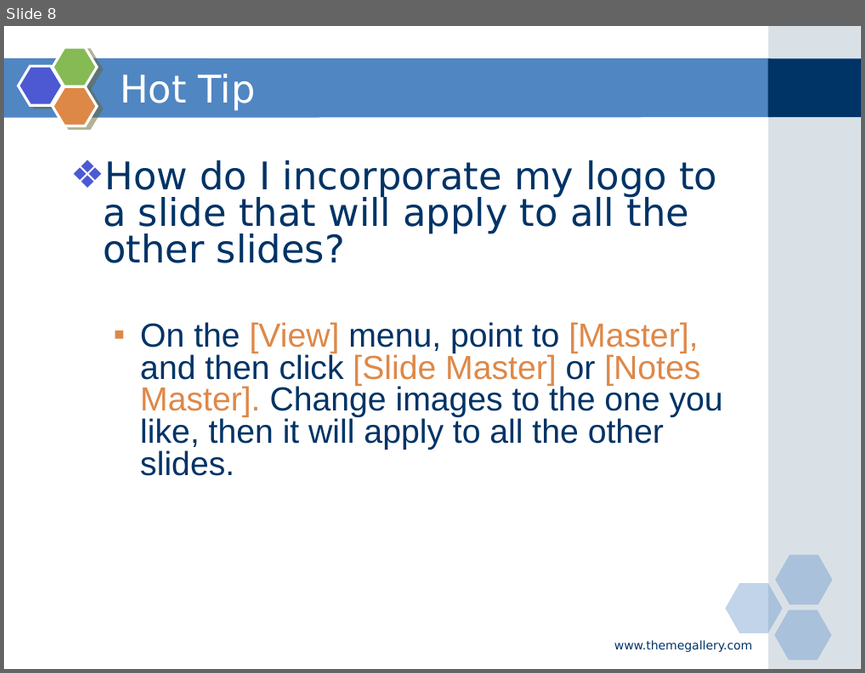
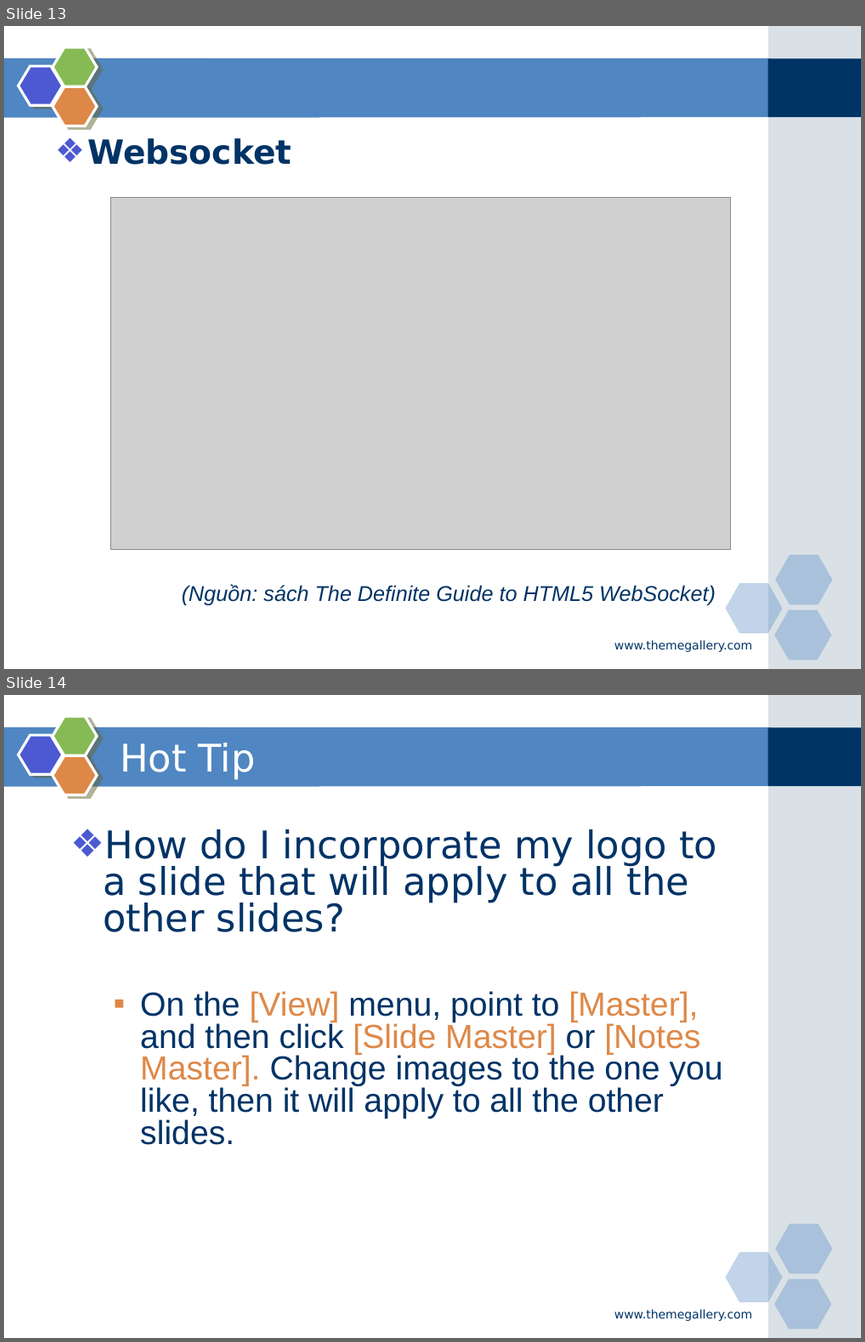
Before and after one commit to phamduong/graduation-project-agile-tool, a slide deck: Báo cáo/Slide bao cao.pptx. Shown one above the other, each under a label of ours: slide 8 before the commit, slides 13 and 14 after it. The pictures are 865x673 and 865x1342 pixels, drawn with LibreOffice and Linux fonts; fonts in the diff are those of the drawing; grey boxes stand for pictures. Boxes give left, top, right and bottom in pixels: in the first picture for what was removed or moved away, otherwise in the second. Text is boxed around its words. In the diff, an @@ line names an element or a change of style, - is before the commit and + after.

```diff
--- a/Báo cáo/Slide bao cao.pptx
+++ b/Báo cáo/Slide bao cao.pptx
@@ slide 13 added at box(4, 26, 861, 669), background #FFFFFF; not listed: 9 template elements that a slide beside it also shows @@
@@ text added at box(87, 138, 291, 165), 28 pt, text #003366, bold @@
+❖ Websocket
@@ picture added at box(111, 198, 731, 550) @@
@@ text added at box(182, 584, 715, 606), 18 pt, text #003366, italic @@
+(Nguồn: sách The Definite Guide to HTML5 WebSocket)
@@ text added at box(614, 640, 752, 652), 10 pt, text #003366 @@
+www.themegallery.com
@@ what was slide 8 is now slide 14 @@
```
Also in this commit, not shown: 4 slides changed, 7 other slides added, 2 slides removed, 9 other files.
